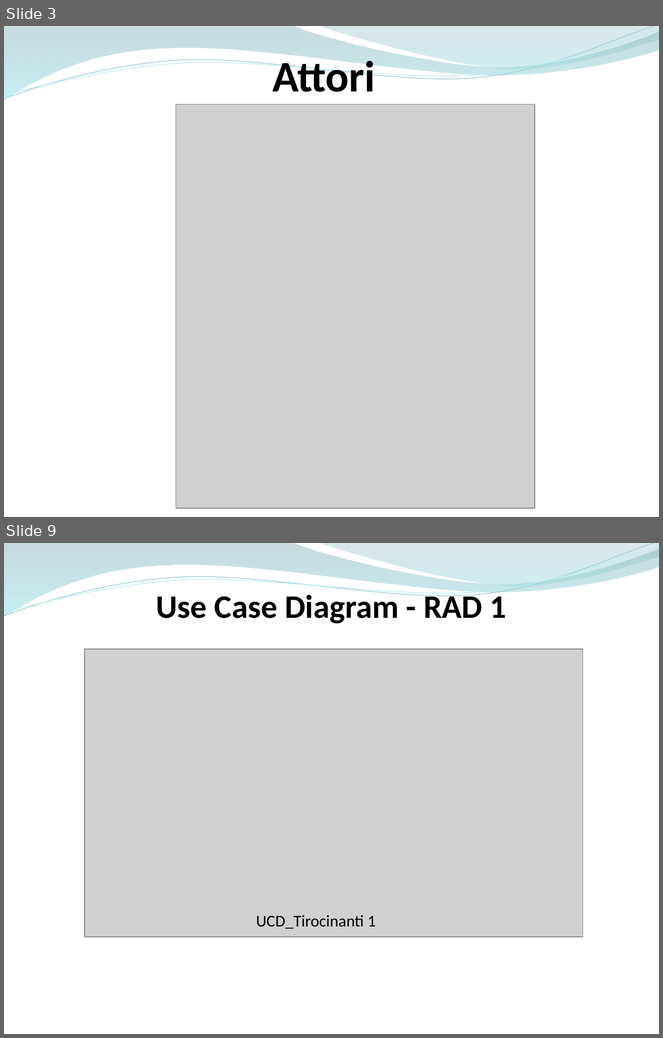
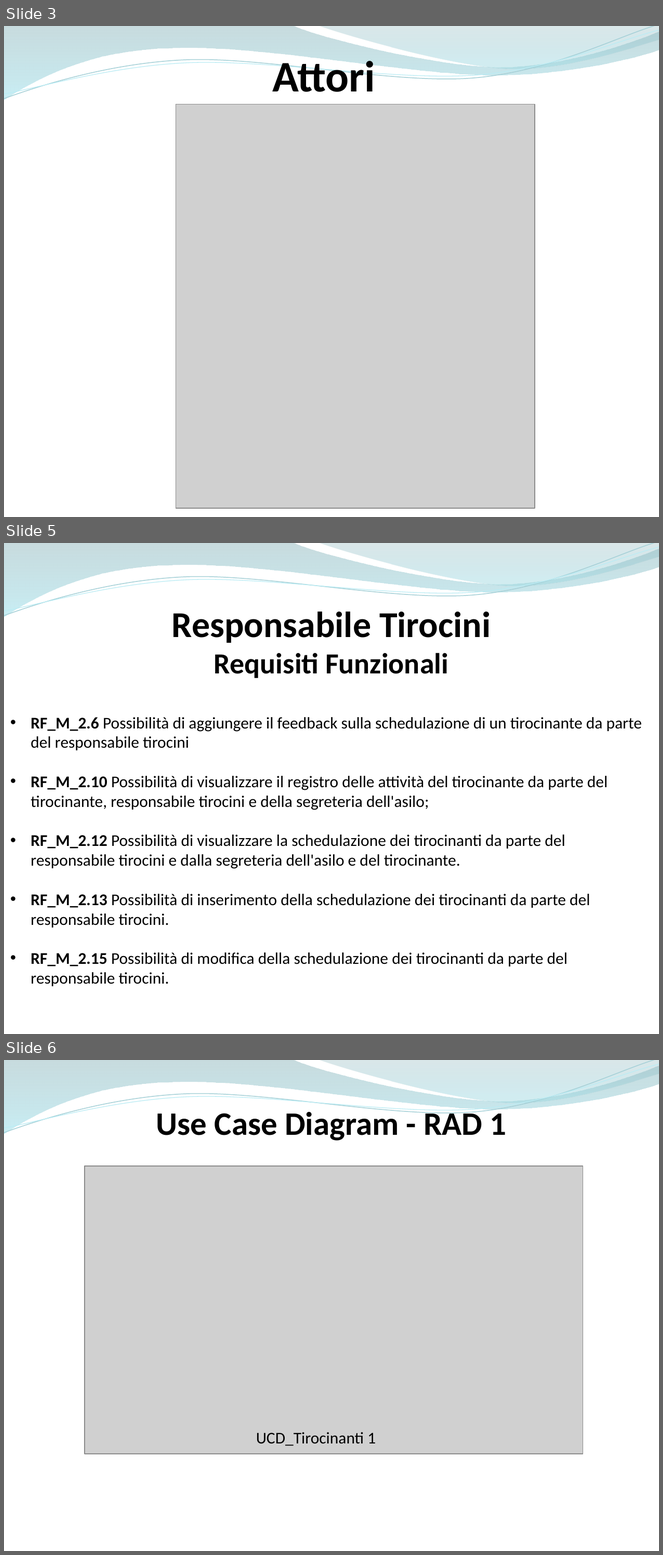
Before and after one commit to ammirate/at-silo, a slide deck: Presentazione/Atsilo2/Durante/Atsilo_M_PresentazioneFinale.pptx. Shown one above the other, each under a label of ours: slides 3 and 9 before the commit, slides 3, 5 and 6 after it; the slides between them are not shown. The pictures are 663x1038 and 663x1555 pixels, drawn with LibreOffice and Linux fonts; fonts in the diff are those of the drawing; grey boxes stand for pictures. Boxes give left, top, right and bottom in pixels: in the first picture for what was removed or moved away, otherwise in the second. Text is boxed around its words. In the diff, an @@ line names an element or a change of style, - is before the commit and + after.

```diff
--- a/Presentazione/Atsilo2/Durante/Atsilo_M_PresentazioneFinale.pptx
+++ b/Presentazione/Atsilo2/Durante/Atsilo_M_PresentazioneFinale.pptx
@@ slide 5 added at (x1=4, y1=543, x2=659, y2=1034), background #FFFFFF; not listed: 4 template elements that a slide beside it also shows @@
@@ text added at (x1=172, y1=612, x2=491, y2=678), 40 pt, text #000000, bold @@
+Responsabile Tirocini
+Requisiti Funzionali
@@ text added at (x1=31, y1=717, x2=642, y2=987), 18 pt, text #000000 @@
+• RF_M_2.6 Possibilità di aggiungere il feedback sulla schedulazione di un tirocinante da parte del responsabile tirocini
+• RF_M_2.10 Possibilità di visualizzare il registro delle attività del tirocinante da parte del tirocinante, responsabile tirocini e della segreteria dell'asilo;
+• RF_M_2.12 Possibilità di visualizzare la schedulazione dei tirocinanti da parte del responsabile tirocini e dalla segreteria dell'asilo e del tirocinante.
+• RF_M_2.13 Possibilità di inserimento della schedulazione dei tirocinanti da parte del responsabile tirocini.
+• RF_M_2.15 Possibilità di modifica della schedulazione dei tirocinanti da parte del responsabile tirocini.
@@ what was slide 9 is now slide 6 @@
```
Also in this commit, not shown: 4 slides changed, 2 other slides added, 2 slides removed.
